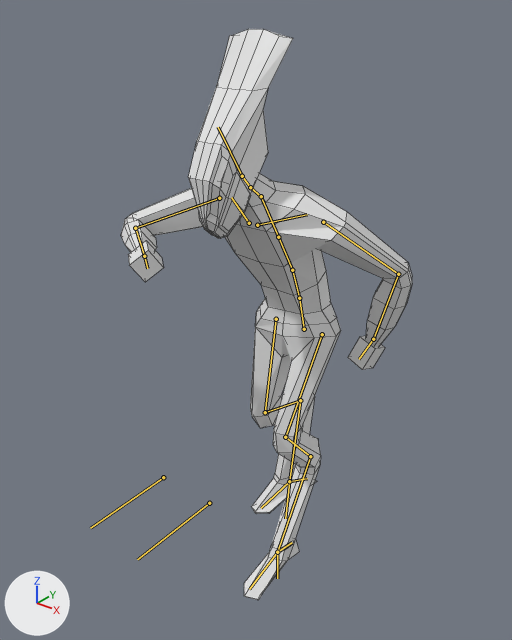
Before and after pictures for a commit that changed the Blender file Assets/player/playermodels/alien.blend.
Both versions are drawn from a 50 mm lens placed at (2.15, -2.97, 3.27), pointed at (-0.05, -0.22, 1.57). Arrows for +X, +Y and +Z are at lower left; the lights stay in place. Both versions are drawn at frame 3 of the action 'AlienLib'; the numbers are the values there. The bones that bend it are drawn over the model as lines. Mesh edges are drawn as thin lines.

The first picture shows 'body', 'helmet'.
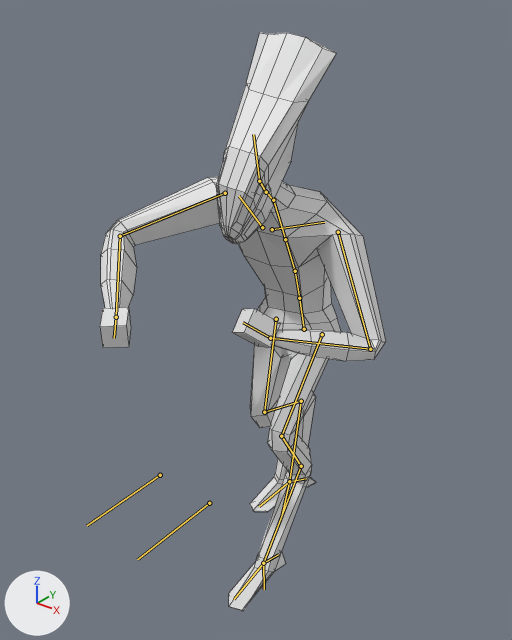
Patch to the scene script:
```diff
--- a/Assets/player/playermodels/alien.blend.py
+++ b/Assets/player/playermodels/alien.blend.py
@@ bone_spine_001 @@
 bone_spine_001 = bpy.data.objects['metarig'].pose.bones['spine.001']  # child of 'spine'
-bone_spine_001.rotation_quaternion = (0.995, 0.1, -0.016, 0.013)  # degrees (11, -2, 1)
+bone_spine_001.rotation_quaternion = (0.991, 0.105, 0.074, -0.022)  # degrees (12, 9, -2)
@@ bone_head @@
 bone_head = bpy.data.objects['metarig'].pose.bones['head']  # child of 'spine.005'
-bone_head.rotation_quaternion = (1.0, 0.0, 0.0, 0.0)  # degrees (0, 0, 0)
+bone_head.rotation_quaternion = (0.996, -0.005, -0.024, -0.089)  # degrees (0, -3, -10)
@@ bone_shoulder_l @@
 bone_shoulder_l = bpy.data.objects['metarig'].pose.bones['shoulder.L']  # child of 'spine.003'
 bone_shoulder_l.rotation_mode = 'YXZ'
-bone_shoulder_l.rotation_euler = (0.0, 0.0, 0.0)  # degrees (0, 0, 0)
+bone_shoulder_l.rotation_euler = (-0.0349, 0.0524, -0.0873)  # degrees (-2, 3, -5)
@@ bone_upper_arm_l @@
 bone_upper_arm_l = bpy.data.objects['metarig'].pose.bones['upper_arm.L']  # child of 'shoulder.L'
-bone_upper_arm_l.location = (0.0, 0.0, 0.0)
-bone_upper_arm_l.rotation_quaternion = (1.0, 0.0, 0.0, 0.0)  # degrees (0, 0, 0)
+bone_upper_arm_l.location = (0.024, -0.011, -0.001)
+bone_upper_arm_l.rotation_quaternion = (0.975, 0.129, 0.088, -0.154)  # degrees (13, 12, -16)
@@ bone_shoulder_r @@
 bone_shoulder_r = bpy.data.objects['metarig'].pose.bones['shoulder.R']  # child of 'spine.003'
 bone_shoulder_r.rotation_mode = 'YXZ'
-bone_shoulder_r.rotation_euler = (0.0, 0.0, 0.0)  # degrees (0, 0, 0)
+bone_shoulder_r.rotation_euler = (0.0873, 0.0, -0.105)  # degrees (5, 0, -6)
@@ bone_upper_arm_r @@
 bone_upper_arm_r = bpy.data.objects['metarig'].pose.bones['upper_arm.R']  # child of 'shoulder.R'
-bone_upper_arm_r.location = (0.0, 0.0, 0.0)
-bone_upper_arm_r.rotation_quaternion = (1.0, 0.0, 0.0, 0.0)  # degrees (0, 0, 0)
+bone_upper_arm_r.location = (0.007, -0.008, 0.0)
+bone_upper_arm_r.rotation_quaternion = (0.983, 0.029, 0.018, -0.178)  # degrees (3, 3, -20)
@@ bone_ikhand_r @@
 bone_ikhand_r = bpy.data.objects['metarig'].pose.bones['IKHand.R']
-bone_ikhand_r.location = (0.822, -0.217, 0.776)
-bone_ikhand_r.rotation_quaternion = (1.0, 0.0, 0.0, 0.0)  # degrees (0, 0, 0)
+bone_ikhand_r.location = (0.864, -0.449, 1.13)
+bone_ikhand_r.rotation_quaternion = (0.968, -0.151, 0.197, 0.021)  # degrees (-18, 23, -1)
@@ bone_ikhand_l @@
 bone_ikhand_l = bpy.data.objects['metarig'].pose.bones['IKHand.L']
-bone_ikhand_l.location = (-0.592, -0.78, -0.188)
-bone_ikhand_l.rotation_quaternion = (1.0, 0.0, 0.0, 0.0)  # degrees (0, 0, 0)
+bone_ikhand_l.location = (-0.817, -0.455, 0.787)
+bone_ikhand_l.rotation_quaternion = (0.993, 0.08, 0.005, -0.089)  # degrees (9, 1, -10)
@@ bone_ikfoot_l @@
 bone_ikfoot_l = bpy.data.objects['metarig'].pose.bones['IKFoot.L']
-bone_ikfoot_l.location = (0.0, 0.019, -0.263)
+bone_ikfoot_l.location = (-0.006, 0.01, -0.396)
@@ bone_ikfoot_r @@
 bone_ikfoot_r = bpy.data.objects['metarig'].pose.bones['IKFoot.R']
-bone_ikfoot_r.rotation_quaternion = (0.988, -0.131, 0.067, -0.055)  # degrees (-16, 7, -7)
+bone_ikfoot_r.rotation_quaternion = (0.989, -0.135, 0.059, 0.007)  # degrees (-16, 7, 0)
```

Where the change shows, as pixel boxes [x1, y1, x2, y2] in the pictures (512 x 640 px):
'body', posed: before [121, 173, 412, 600]; after [100, 177, 386, 611]
'helmet', posed (14% wider): before [188, 29, 293, 239]; after [216, 33, 336, 244]
bone 'spine.001', root to tip: before (299, 298) to (292, 270); after (299, 298) to (295, 271)
bone 'head', root to tip: before (242, 176) to (218, 127); after (259, 181) to (253, 134)
bone 'shoulder.L', root to tip: before (257, 225) to (307, 214); after (272, 229) to (324, 222)
bone 'upper_arm.L', root to tip: before (323, 222) to (398, 274); after (338, 232) to (370, 349)
bone 'shoulder.R', root to tip: before (249, 223) to (231, 197); after (262, 227) to (239, 196)
bone 'upper_arm.R', root to tip: before (219, 198) to (135, 228); after (225, 193) to (120, 236)
bone 'IKFoot.L', root to tip: before (277, 552) to (277, 578); after (263, 563) to (264, 589)
bone 'IKFoot.R', root to tip: before (289, 481) to (285, 518); after (289, 481) to (281, 517)
